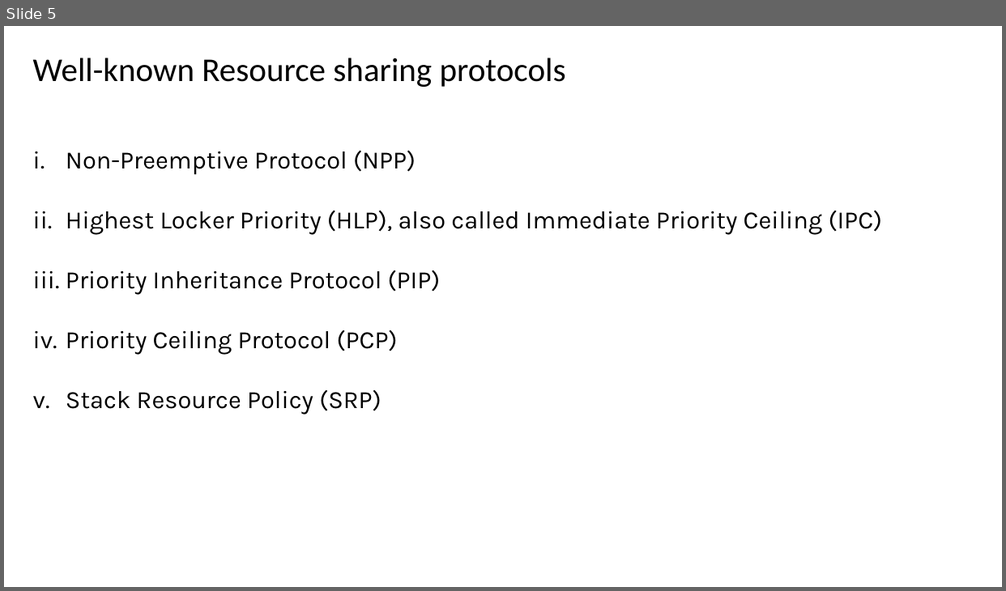
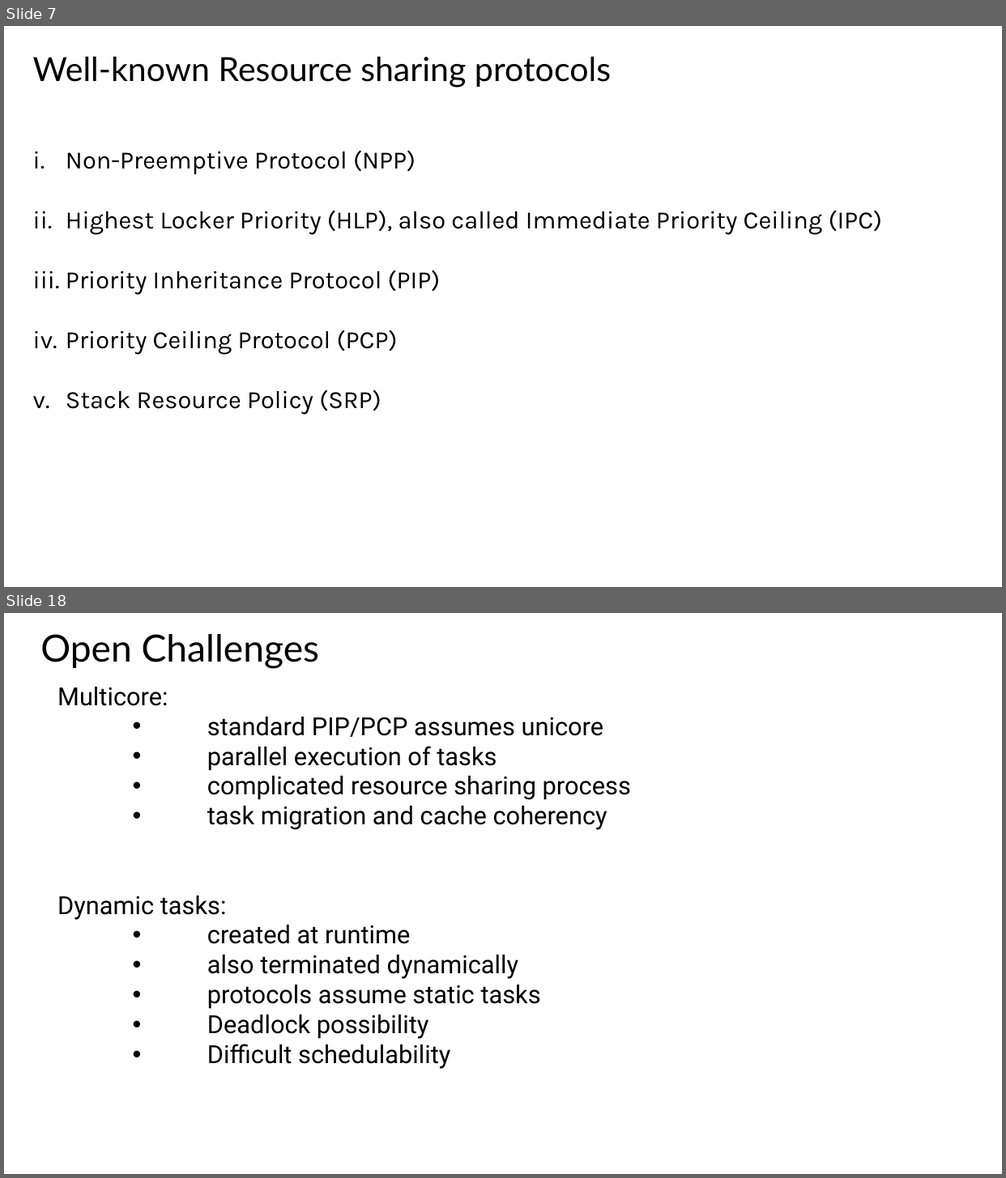
Before and after one commit to raihan4hshl/RTS_seminar, a slide deck: Seminar Paper on Resource Access Protocols.odp. Shown one above the other, each under a label of ours: slide 5 before the commit, slides 7 and 18 after it; the slides between them are not shown. The pictures are 1006x591 and 1006x1178 pixels, drawn with LibreOffice and Linux fonts; fonts in the diff are those of the drawing. Boxes give left, top, right and bottom in pixels: in the first picture for what was removed or moved away, otherwise in the second. Text is boxed around its words. In the diff, an @@ line names an element or a change of style, - is before the commit and + after.

```diff
--- a/Seminar Paper on Resource Access Protocols.odp
+++ b/Seminar Paper on Resource Access Protocols.odp
@@ slide 18 added at bbox=[4, 613, 1002, 1174], background #FFFFFF @@
@@ text added at bbox=[40, 634, 320, 669], 36 pt, text #000000 @@
+Open Challenges
@@ text added at bbox=[57, 687, 631, 830], 24 pt, text #000000 @@
+Multicore:
+    • standard PIP/PCP assumes unicore
+    • parallel execution of tasks
+    • complicated resource sharing process
+    • task migration and cache coherency
@@ text added at bbox=[57, 896, 541, 1069], 24 pt, text #000000 @@
+Dynamic tasks:
+    • created at runtime
+    • also terminated dynamically
+    • protocols assume static tasks
+    • Deadlock possibility
+    • Difficult schedulability
@@ what was slide 5 is now slide 7 @@
@@ slide 7 changed as well @@
@@ text "Well-known Resource sharing protocols" at bbox=[33, 56, 611, 88]: font Calibri to Lato @@
```
Also in this commit, not shown: 4 other slides changed, 12 other slides added.
